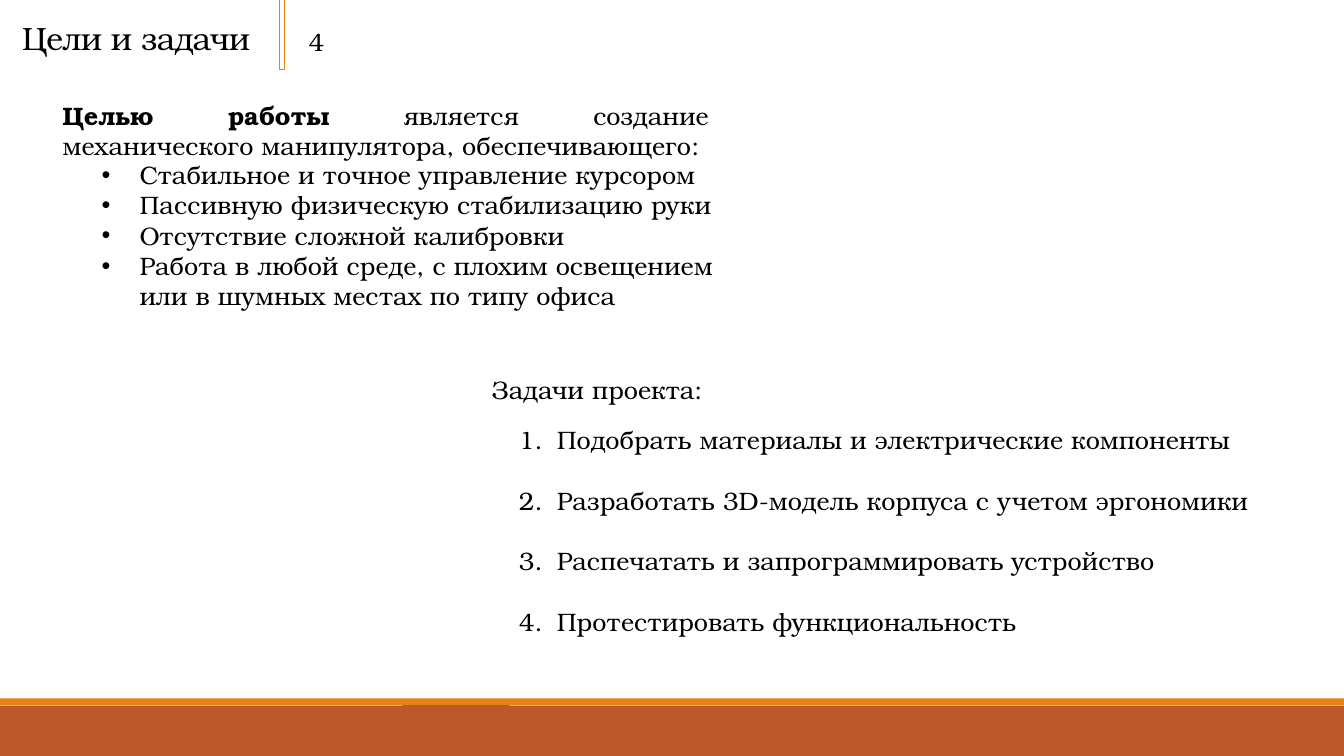
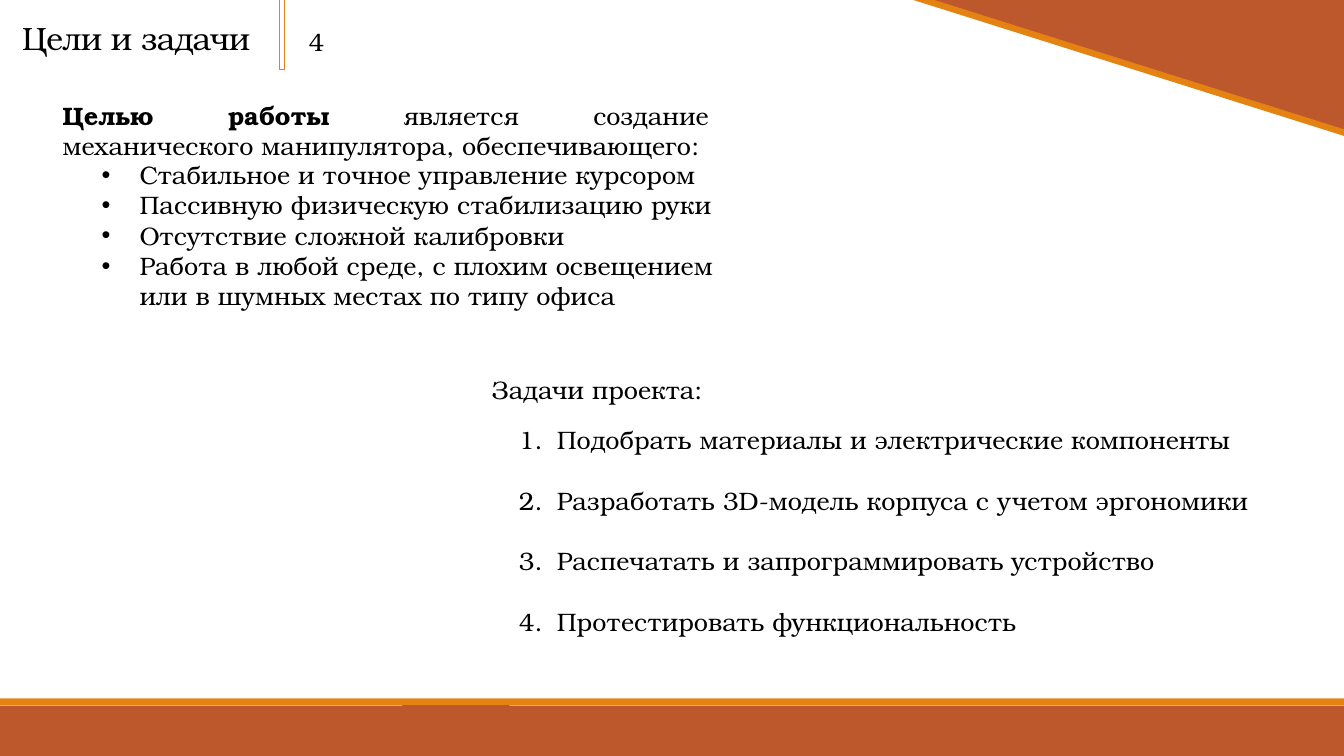
Before and after one commit to Zerocummer/Mmm-Yummers, a slide deck: slide 4 of Мышка для людей с ОВЗ/Документы/Презентация о манипуляторе.pptx. Drawn at 1344x756 pixels with LibreOffice and Linux fonts; fonts in the diff are those of the drawing. Boxes give left, top, right and bottom in pixels: in the first picture for what was removed or moved away, otherwise in the second. Text is boxed around its words. In the diff, an @@ line names an element or a change of style, - is before the commit and + after.

```diff
--- a/Мышка для людей с ОВЗ/Документы/Презентация о манипуляторе.pptx
+++ b/Мышка для людей с ОВЗ/Документы/Презентация о манипуляторе.pptx
@@ rectangle added at box(751, 0, 1344, 200), fill #BD582C, outline #E48312 4.5 pt @@
```
Also in this commit, not shown: 1 other slide changed, 4 slides added, 1 slide removed, 1 other file.
